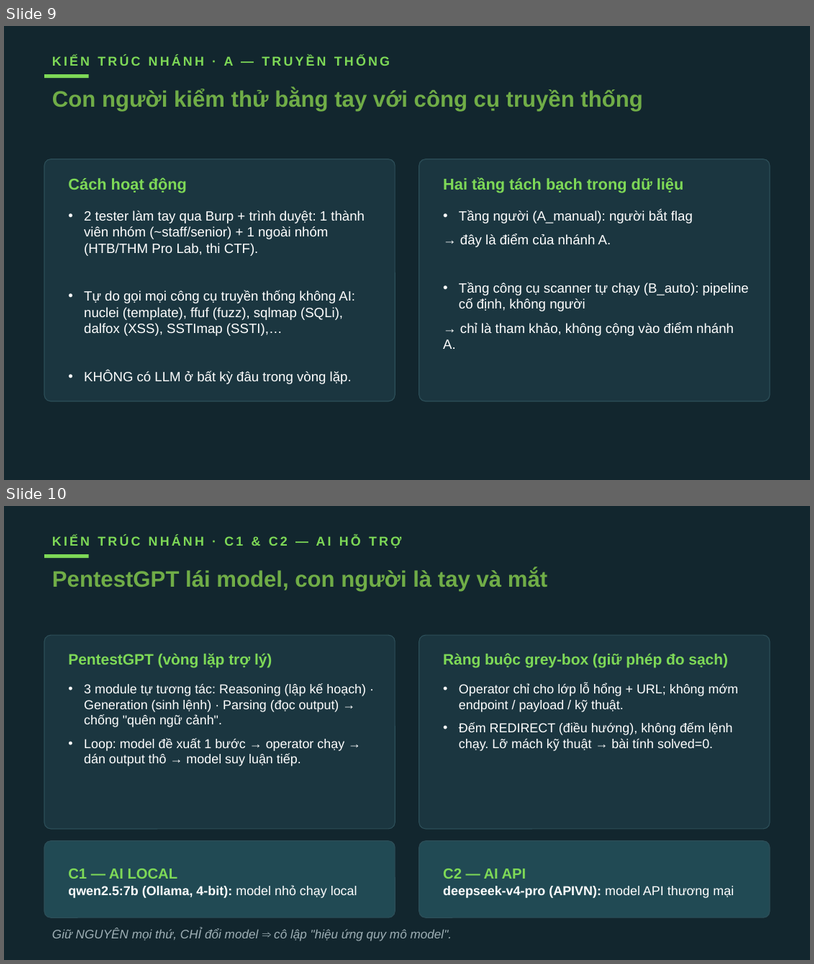
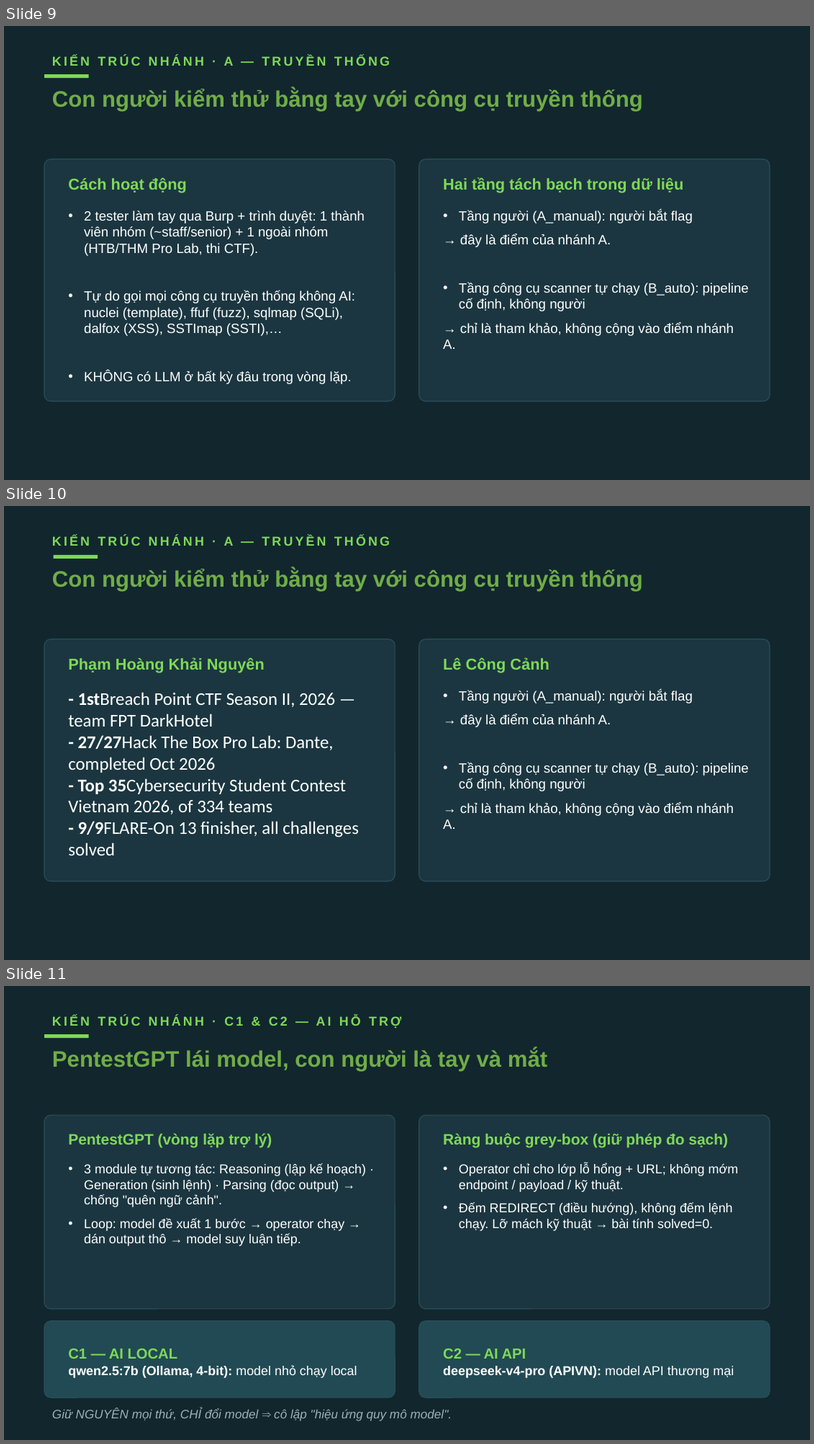
Before and after one commit to VuNguyenBinh/KLTN-FA26, a slide deck: Slide/KTLN_slide.pptx. Shown one above the other, each under a label of ours: slides 9 and 10 before the commit, slides 9, 10 and 11 after it. The pictures are 814x964 and 814x1444 pixels, drawn with LibreOffice and Linux fonts; fonts in the diff are those of the drawing. Boxes give left, top, right and bottom in pixels: in the first picture for what was removed or moved away, otherwise in the second. Text is boxed around its words. In the diff, an @@ line names an element or a change of style, - is before the commit and + after.

```diff
--- a/Slide/KTLN_slide.pptx
+++ b/Slide/KTLN_slide.pptx
@@ slide 10 added at (4, 506, 810, 960), background #12262E @@
@@ text added at (52, 536, 390, 546), 11.5 pt, text #7ED957, bold @@
+KIẾN TRÚC NHÁNH · A — TRUYỀN THỐNG
@@ text added at (52, 569, 643, 591), 20 pt, text #70AD47, bold @@
+Con người kiểm thử bằng tay với công cụ truyền thống
@@ rectangle added at (53, 555, 98, 559), fill #7ED957 @@
@@ rounded rectangle added at (44, 639, 395, 881), fill #1B3640, outline #2C4E58 0.75 pt @@
@@ rounded rectangle added at (419, 639, 770, 881), fill #1B3640, outline #2C4E58 0.75 pt @@
@@ text added at (68, 657, 265, 673), 14 pt, text #7ED957, bold @@
+Phạm Hoàng Khải Nguyên
@@ text added at (443, 657, 549, 673), 14 pt, text #7ED957, bold @@
+Lê Công Cảnh
@@ text added at (68, 692, 359, 855), 16 pt, text #FFFFFF @@
+- 1stBreach Point CTF Season II, 2026 — team FPT DarkHotel
+- 27/27Hack The Box Pro Lab: Dante, completed Oct 2026
+- Top 35Cybersecurity Student Contest Vietnam 2026, of 334 teams
+- 9/9FLARE-On 13 finisher, all challenges solved
@@ text added at (443, 690, 749, 829), 12 pt, text #FFFFFF @@
+• Tầng người (A_manual): người bắt flag
+→ đây là điểm của nhánh A.
+• Tầng công cụ scanner tự chạy (B_auto): pipeline cố định, không người
+→ chỉ là tham khảo, không cộng vào điểm nhánh A.
@@ what was slide 10 is now slide 11 @@
```
Also in this commit, not shown: 2 slides changed.
